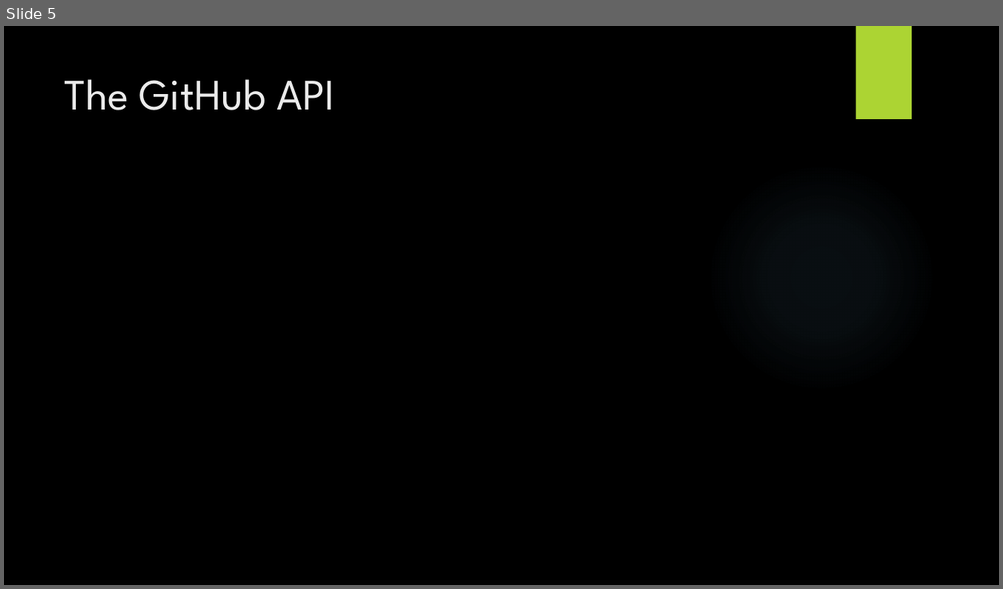
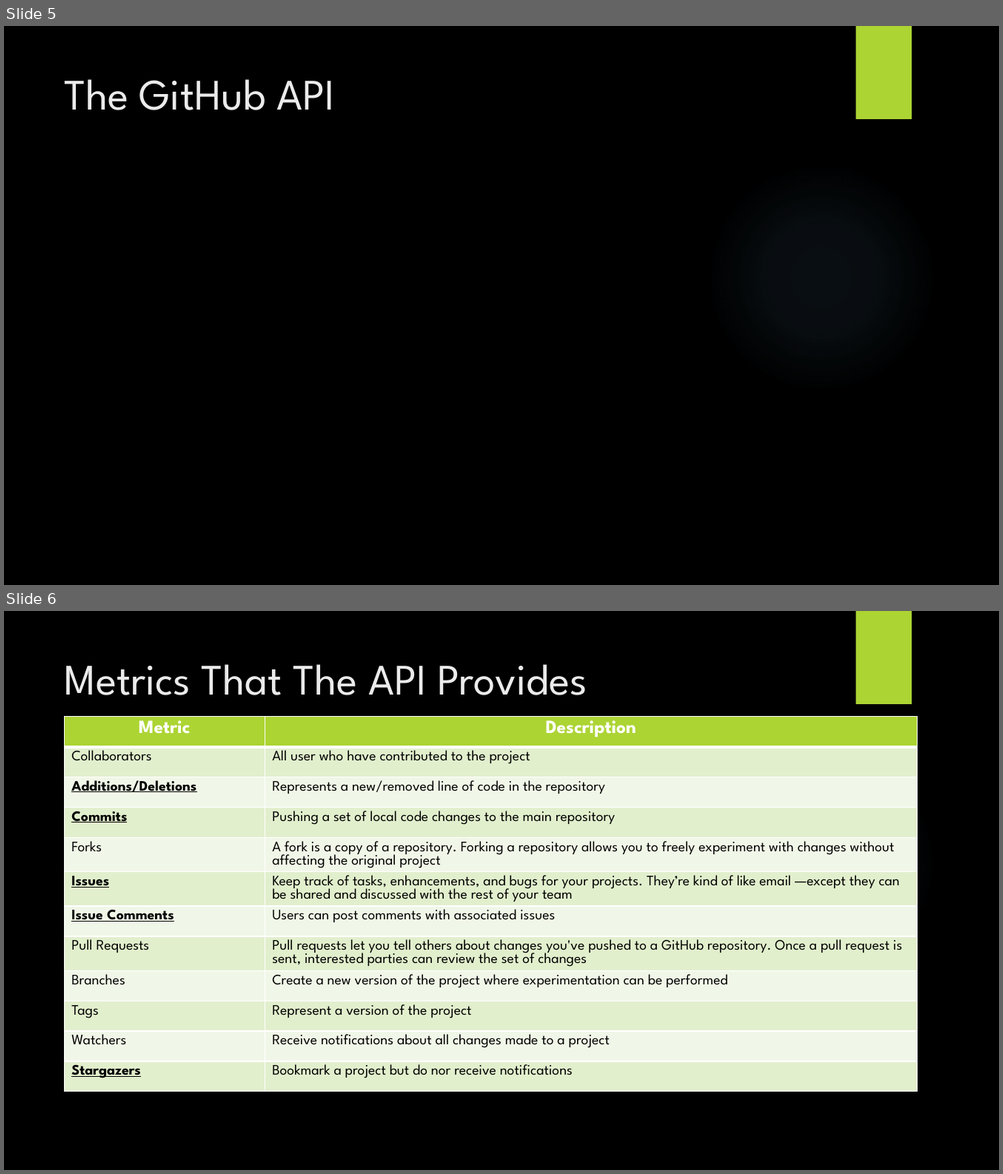
Before and after one commit to jordantoaster/Jordans-Repo, a slide deck: Research And Development Project/Documents/Resources/Presentation/PresentationLehman.pptx. Shown one above the other, each under a label of ours: slide 5 before the commit, slides 5 and 6 after it. The pictures are 1003x589 and 1003x1174 pixels, drawn with LibreOffice and Linux fonts; fonts in the diff are those of the drawing; background and template pictures are left out. Boxes give left, top, right and bottom in pixels: in the first picture for what was removed or moved away, otherwise in the second. Text is boxed around its words. In the diff, an @@ line names an element or a change of style, - is before the commit and + after.

```diff
--- a/Research And Development Project/Documents/Resources/Presentation/PresentationLehman.pptx
+++ b/Research And Development Project/Documents/Resources/Presentation/PresentationLehman.pptx
@@ slide 6 added at box(4, 611, 999, 1170), background picture (left out); not listed: 2 template elements that a slide beside it also shows @@
@@ title added at box(64, 664, 586, 695), 42 pt, text #EBEBEB @@
+Metrics That The API Provides
@@ table added at box(65, 717, 917, 1116), 12 rows, 2 columns @@
+Metric | Description
+Collaborators | All user who have contributed to the project
+Additions/Deletions | Represents a new/removed line of code in the repository
+Commits | Pushing a set of local code changes to the main repository
+Forks | A fork is a copy of a repository. Forking a repository allows you to freely experiment with changes without affecting the original project
+Issues | Keep track of tasks, enhancements, and bugs for your projects. They’re kind of like email —except they can be shared and discussed with the rest of your team
+Issue Comments | Users can post comments with associated issues
+Pull Requests | Pull requests let you tell others about changes you've pushed to a GitHub repository. Once a pull request is sent, interested parties can review the set of changes
+Branches | Create a new version of the project where experimentation can be performed
+Tags | Represent a version of the project
+Watchers | Receive notifications about all changes made to a project
+Stargazers | Bookmark a project but do nor receive notifications
```
Also in this commit, not shown: 1 slide changed, 10 other slides added, 1 slide removed.
